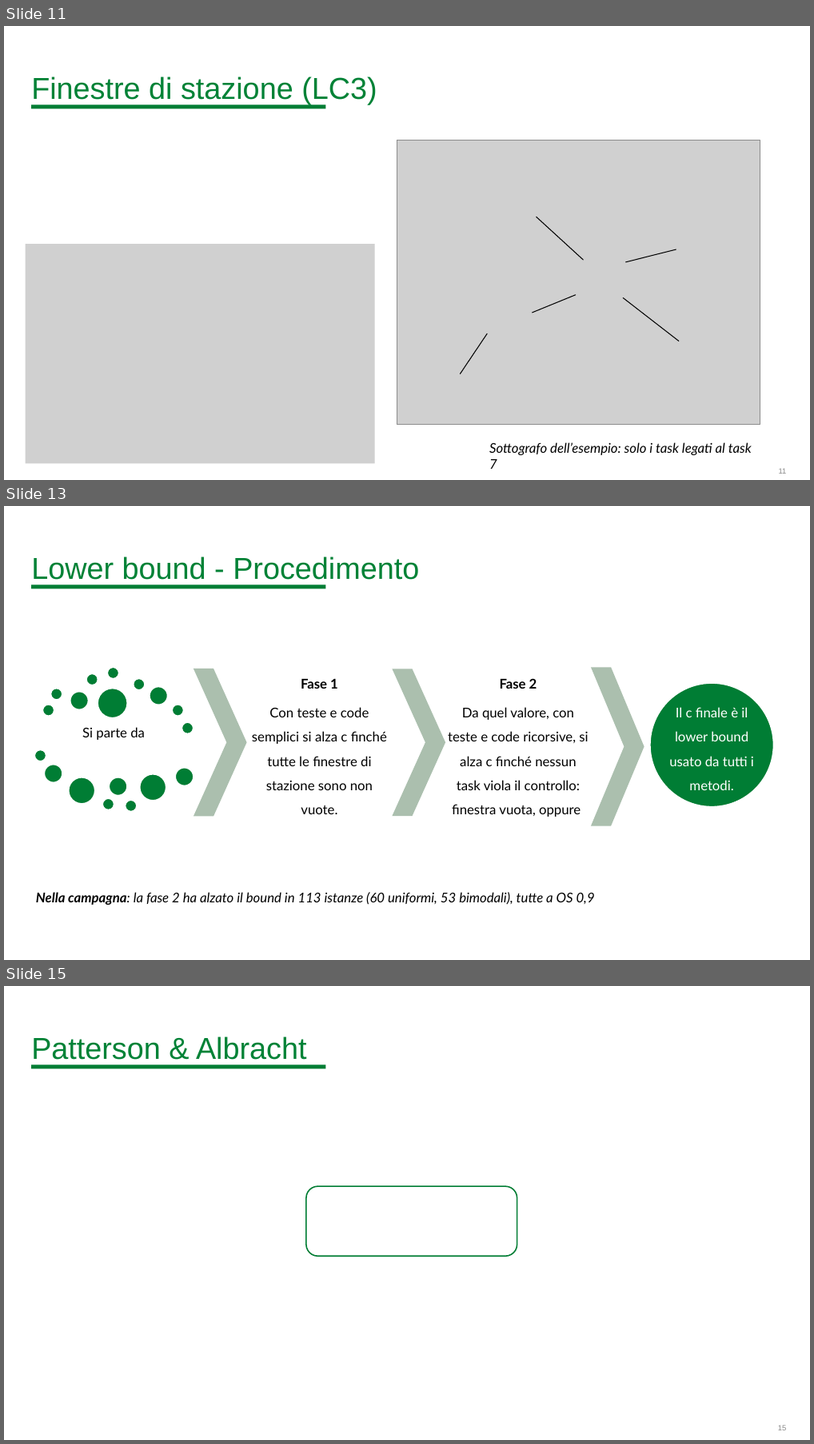
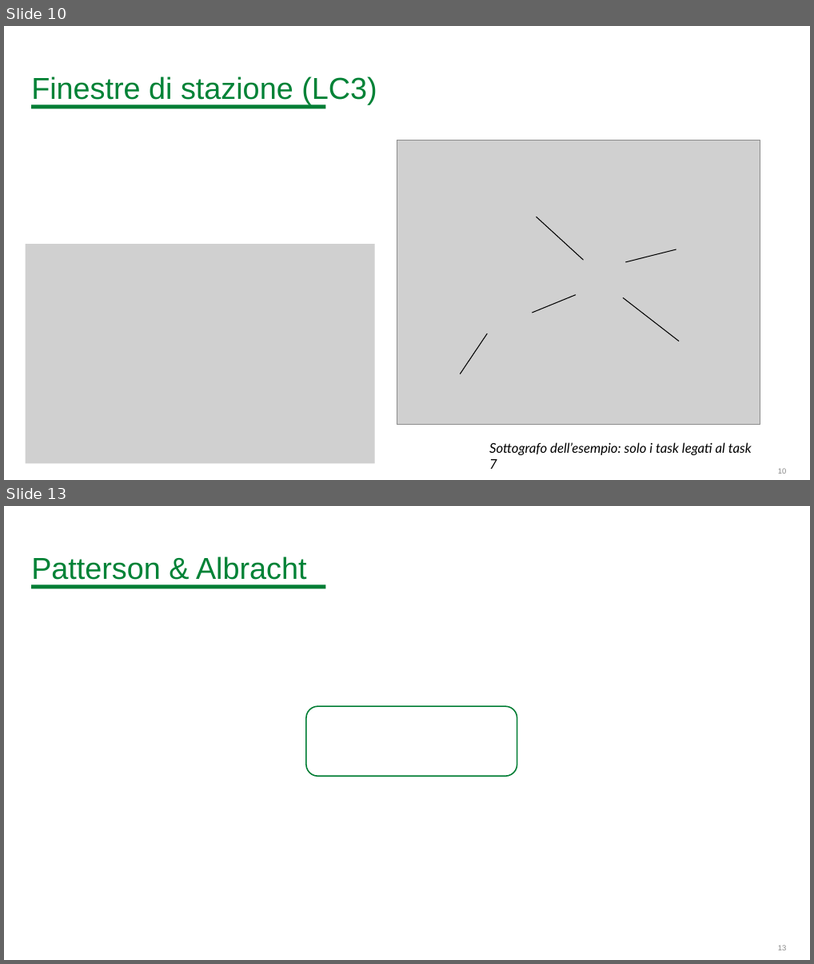
Before and after one commit to BitSquish/Assembly-Line-Balancing, a slide deck: slides/Assembly Line Balancing Problem.pptx. Shown one above the other, each under a label of ours: slides 11, 13 and 15 before the commit, slides 10 and 13 after it; the slides between them are not shown. The pictures are 814x1444 and 814x964 pixels, drawn with LibreOffice and Linux fonts; fonts in the diff are those of the drawing; grey boxes stand for pictures; background and template pictures are left out. Boxes give left, top, right and bottom in pixels: in the first picture for what was removed or moved away, otherwise in the second. Text is boxed around its words. In the diff, an @@ line names an element or a change of style, - is before the commit and + after.

```diff
--- a/slides/Assembly Line Balancing Problem.pptx
+++ b/slides/Assembly Line Balancing Problem.pptx
@@ slide 13 removed at <box>4,506,810,960</box>, background #FFFFFF; not listed: 1 template element that a slide beside it also shows @@
@@ title removed at <box>31,556,419,580</box> @@
-Lower bound - Procedimento
@@ group removed at <box>35,667,774,825</box>: 19 ellipses, 4 texts, 3 chevrons @@
-Si parte da
-Fase 1
-Con teste e code semplici si alza c finché tutte le finestre di stazione sono non vuote.
-Fase 2
-Da quel valore, con teste e code ricorsive, si alza c finché nessun task viola il controllo:
-finestra vuota, oppure
-Il c finale è il lower bound usato da tutti i metodi.
@@ text removed at <box>36,892,595,904</box> @@
-Nella campagna: la fase 2 ha alzato il bound in 113 istanze (60 uniformi, 53 bimodali), tutte a OS 0,9
@@ what was slide 11 is now slide 10 @@
@@ page number at <box>778,468,787,473</box>: text changed @@
-11
+10
@@ what was slide 15 is now slide 13 @@
```
Also in this commit, not shown: 9 slides changed, 4 other slides removed, 1 other file.
